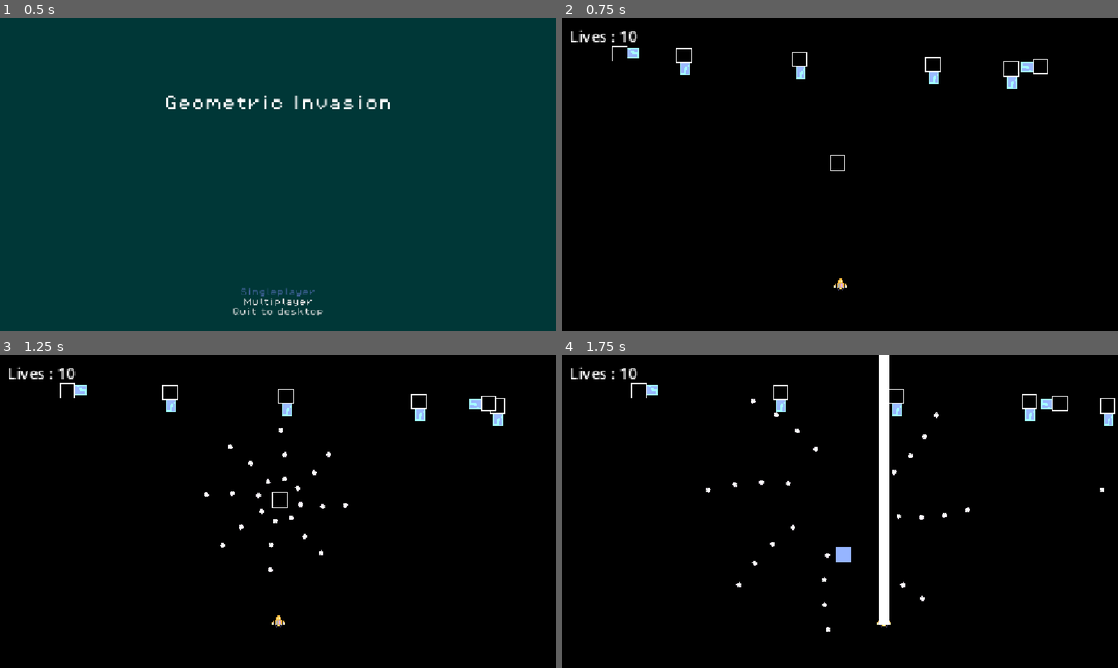
Above: before the commit, frames 1-4 (two rows, left to right).
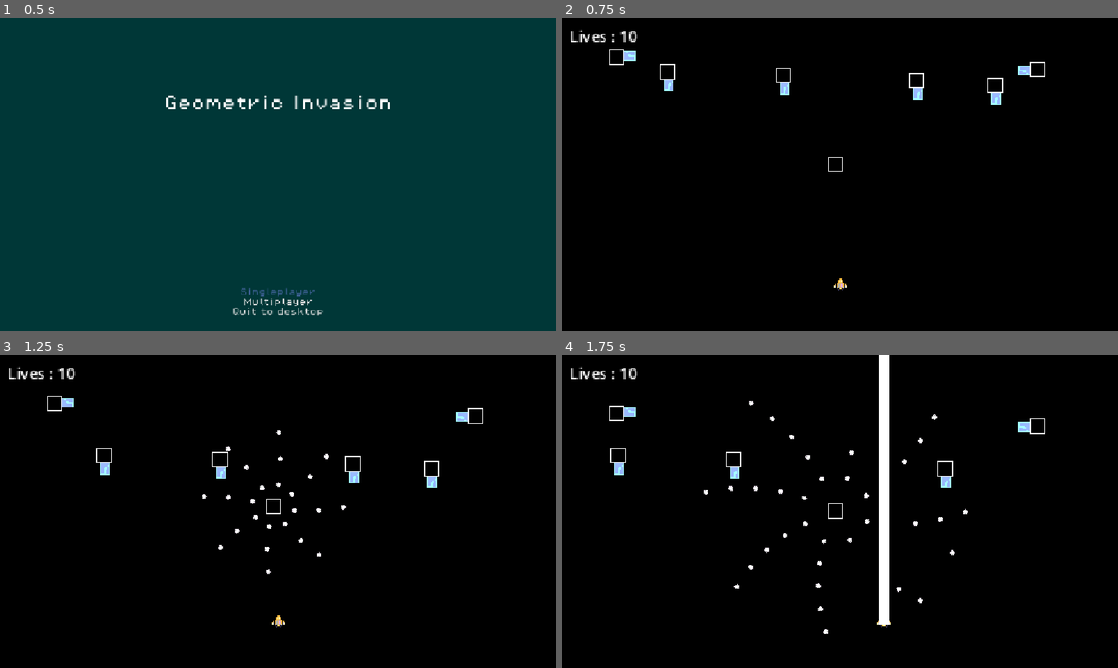
Above: after the commit, the same moments.

Repository: Draftier/Geometric-Invasion-CSS-497
Game: Godot game, scene res://scenes/UI/main_menu.tscn
Two runs of this game, one before a commit and one after it. Both use one fixed random seed, a clock stepped at 60 frames per second and the inputs below.
Inputs:
- Up to frame 1 (0.5 s): no input
- Up to frame 2 (0.75 s): click "Singleplayer" at 0.5 s
- Up to frame 3 (1.25 s): no input
- Up to frame 4 (1.75 s): hold Right (right) from 1.28 s (still down); tap X (ability) at 1.35 s

Frame 1 is identical in both runs. In frame 2, 1.1% of the frame differs, in the area x 8-88%, y 8-50%; in frame 3, 1.7%; in frame 4, 1.9%, in the area x 8-100%, y 8-90%.

Commit message:
Fixed bug where movement finished signal emitted too many times

Diff:
--- a/geometric-invasion/resources/events/test_movement_data.tres
+++ b/geometric-invasion/resources/events/test_movement_data.tres
@@ -5,7 +5,8 @@
 [resource]
 script = ExtResource("1_3wsdb")
 movement_dict = Dictionary[String, float]({
-"right": 0.3,
-"up": 0.3
+"down": 0.1,
+"left": 0.1,
+"up": 0.1
 })
 metadata/_custom_type_script = "uid://thlx0gtur2d4"
--- a/geometric-invasion/scripts/enemy/base_enemy.gd
+++ b/geometric-invasion/scripts/enemy/base_enemy.gd
@@ -33,7 +33,7 @@
 var direction_vector
 var time : float = 0.0
 var is_dead : bool = false
-var screen : Vector2 = get_viewport_rect().size
+@onready var screen : Vector2 = get_viewport_rect().size
 var target_pos : Vector2
 
 func _ready() -> void:
@@ -58,9 +58,9 @@
 
 	# Move the enemy
 	global_position += direction_vector * speed * delta
-	print(global_position)
-	if  global_position == target_pos:
-		print("reached pos")
+
+
+	if  round(global_position) == round(target_pos):
 		movement_finished.emit()
 
 
@@ -121,15 +121,21 @@
 func execute_movement_events() -> void:
 	for i in movement_events.movement_dict:
 		#distance_to_move = movement_events[i] * screen_size
+		print(i)
 			# Initialize the direction based on inspector values
 		if i == "right" or i == "left":
+			print("Percentage of screen to move: " , movement_events.movement_dict[i])
+			print("Screen x: ", screen.x)
 			distance_to_move = movement_events.movement_dict[i] * screen.x
 			if i == "right":
 				direction_vector = Vector2.RIGHT
 			elif i == "left":
 				direction_vector = Vector2.LEFT
+				print("Setting direction vector: ", direction_vector)
 		elif i == "up" or i == "down":
 			distance_to_move = movement_events.movement_dict[i] * screen.y
+			print("Percentage of screen to move: " , movement_events.movement_dict[i])
+			print("Screen x: ", screen.y)
 			if i == "up":
 				direction_vector = Vector2.UP
 			elif i == "down":
@@ -143,8 +149,12 @@
 		if movement_events.function == "sin":
 			angle = sin(time * 1.5) * 50
 			function_direction = direction_vector.rotated(deg_to_rad(angle))
-		print(target_pos)
+		print("Target pos: ", target_pos)
+		print(direction_vector)
 		await movement_finished
+
+	direction_vector = Vector2.ZERO
+
 
 func leave_screen() -> void:
 	pass
